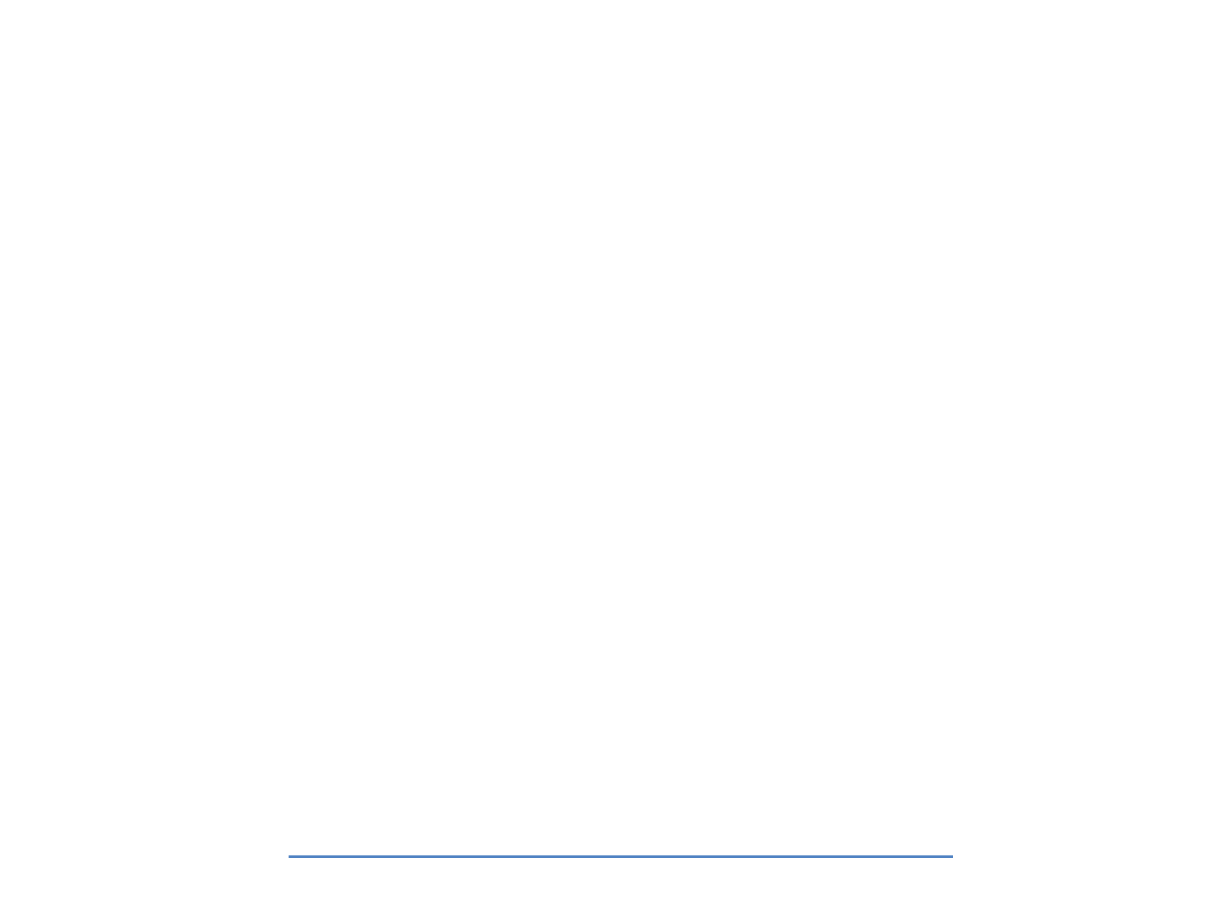
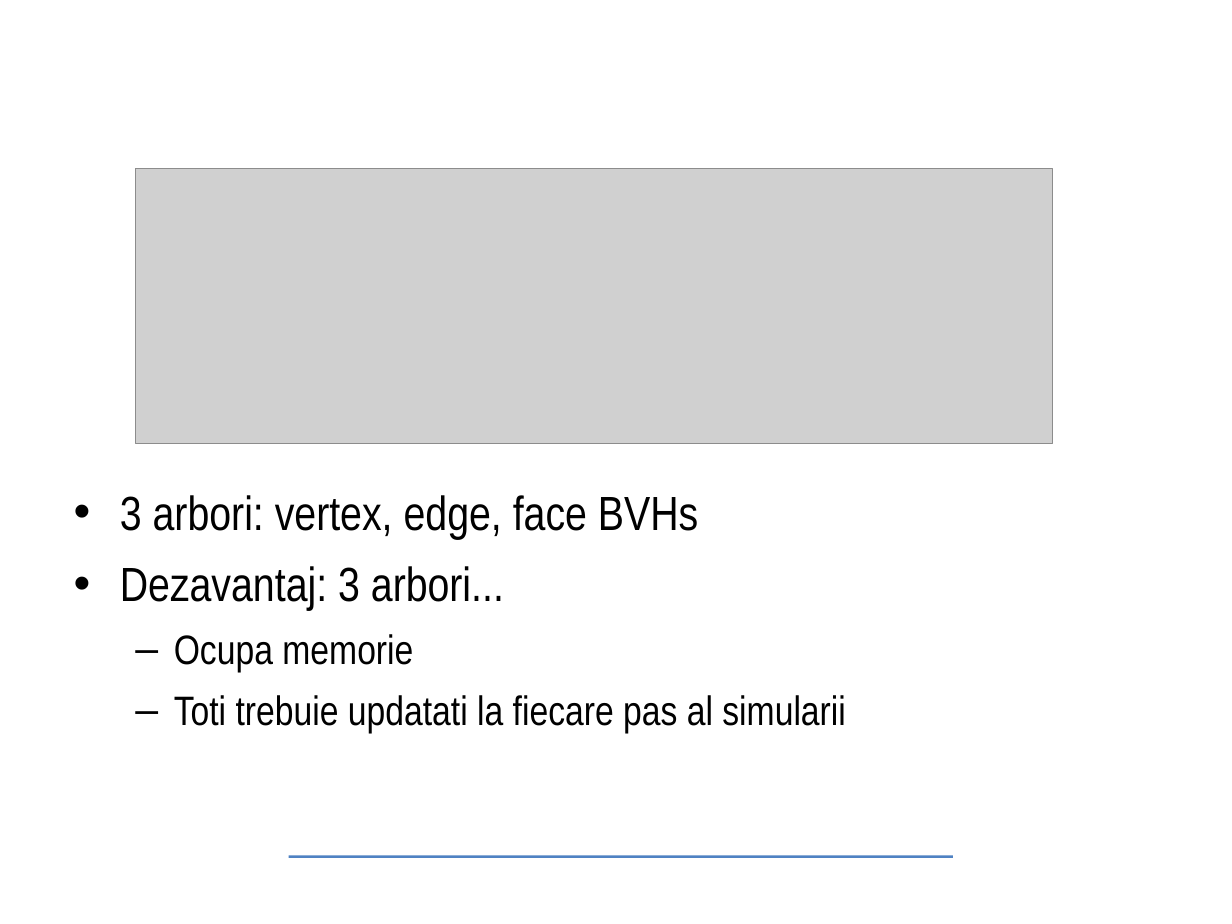
Before and after one commit to Tureyz/test, a slide deck: slide 9 of presentation/master-presentation-ro.odp (slide 8 before the commit). Drawn at 1232x924 pixels with LibreOffice and Linux fonts; fonts in the diff are those of the drawing; grey boxes stand for pictures; background and template pictures are left out. Boxes give left, top, right and bottom in pixels: in the first picture for what was removed or moved away, otherwise in the second. Text is boxed around its words. In the diff, an @@ line names an element or a change of style, - is before the commit and + after.

```diff
--- a/presentation/master-presentation-ro.odp
+++ b/presentation/master-presentation-ro.odp
@@ picture added at [136,169,1052,444] @@
@@ text added at [120,495,845,733], 24 pt, text #000000 @@
+• 3 arbori: vertex, edge, face BVHs
+• Dezavantaj: 3 arbori...
+  – Ocupa memorie
+  – Toti trebuie updatati la fiecare pas al simularii
```
Also in this commit, not shown: 4 other slides changed, 5 slides added, 2 slides removed, 4 other files.
